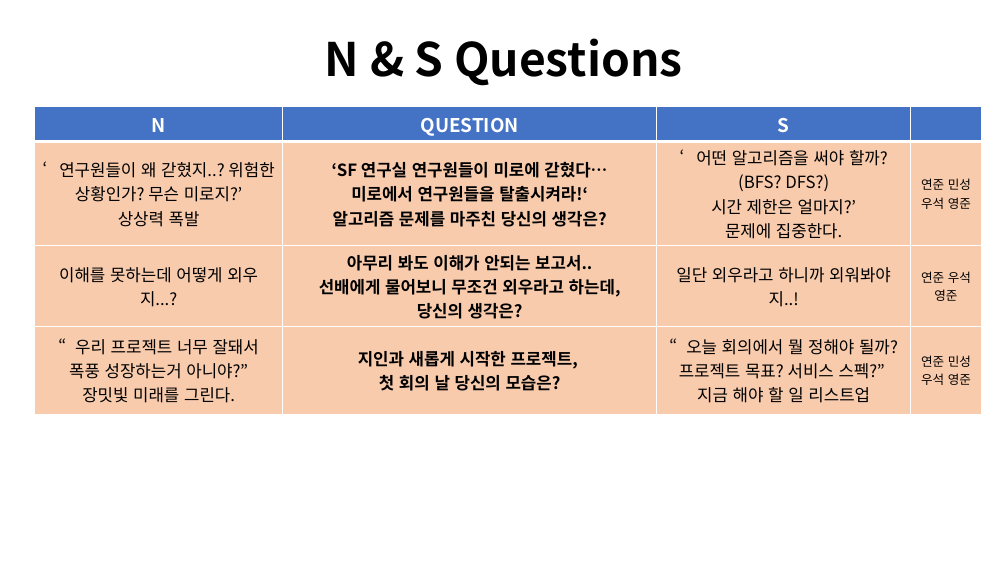
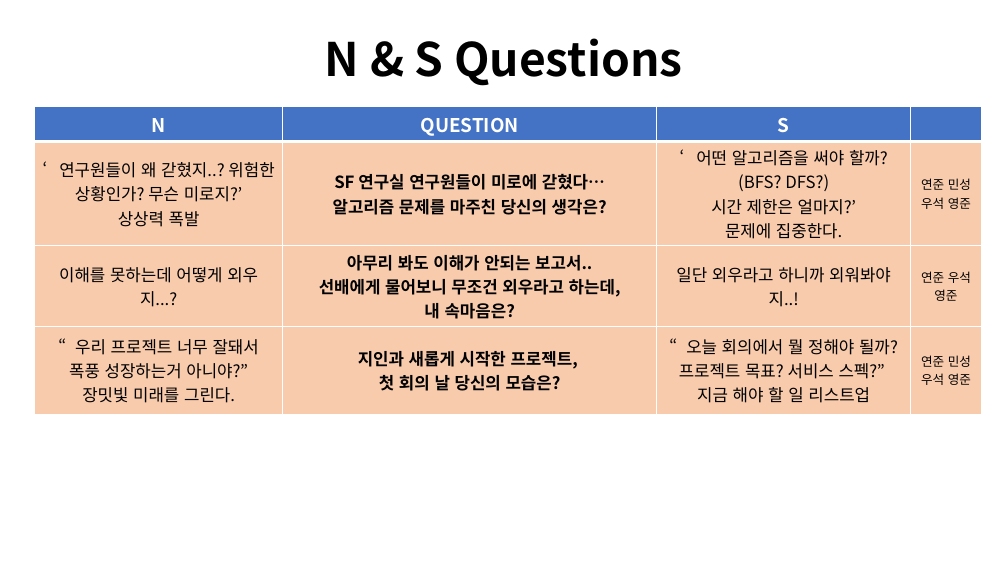
Before and after one commit to terrykim96/TIL, a slide deck: slide 15 of SideProject/MBTI/MBTI_QUESTIONS.pptx. Drawn at 1008x567 pixels with LibreOffice and Linux fonts; fonts in the diff are those of the drawing. Boxes give left, top, right and bottom in pixels: in the first picture for what was removed or moved away, otherwise in the second. Text is boxed around its words. In the diff, an @@ line names an element or a change of style, - is before the commit and + after.

```diff
--- a/SideProject/MBTI/MBTI_QUESTIONS.pptx
+++ b/SideProject/MBTI/MBTI_QUESTIONS.pptx
@@ table at box(35, 107, 982, 407) @@
-row 2, column 2: ‘SF 연구실 연구원들이 미로에 갇혔다… / 미로에서 연구원들을 탈출시켜라!‘ / 알고리즘 문제를 마주친 당신의 생각은?
+row 2, column 2: SF 연구실 연구원들이 미로에 갇혔다… / 알고리즘 문제를 마주친 당신의 생각은?
-row 3, column 2: 아무리 봐도 이해가 안되는 보고서.. / 선배에게 물어보니 무조건 외우라고 하는데, / 당신의 생각은?
+row 3, column 2: 아무리 봐도 이해가 안되는 보고서.. / 선배에게 물어보니 무조건 외우라고 하는데, / 내 속마음은?
```
Also in this commit, not shown: 3 other slides changed, 20 other files.
